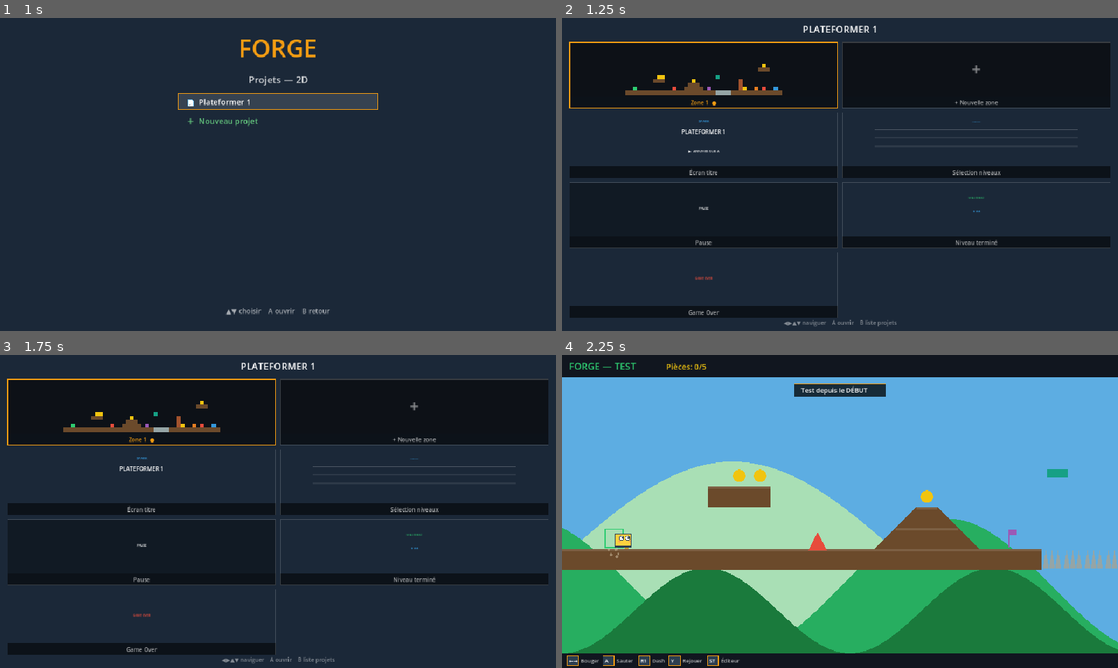
Above: before the commit, frames 1-4 (two rows, left to right).
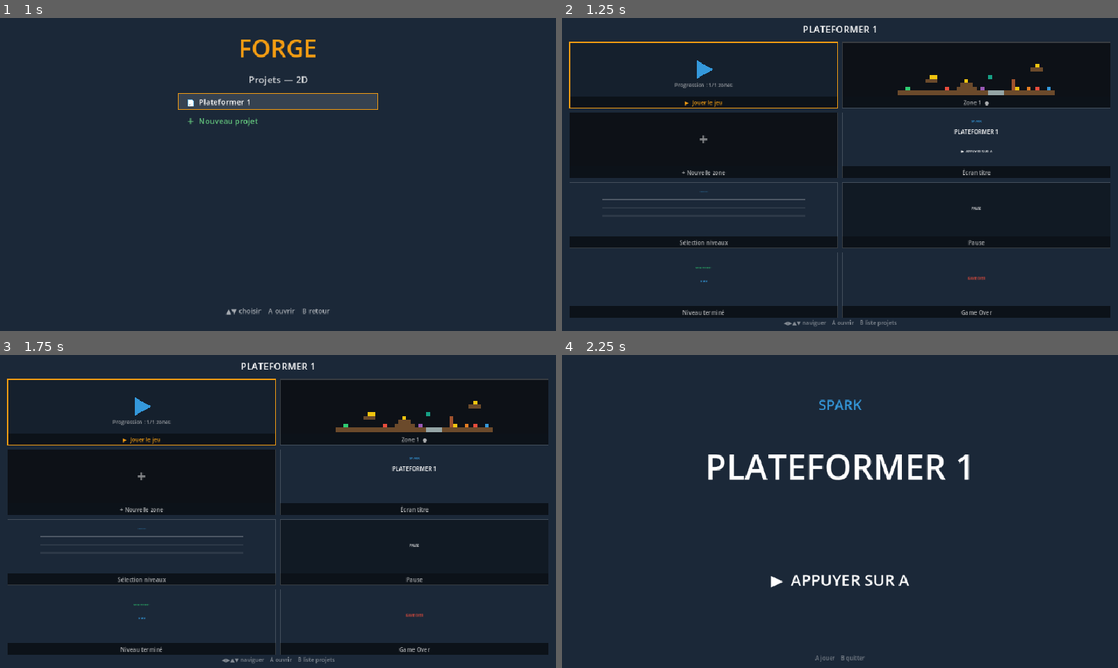
Above: after the commit, the same moments.

Repository: kilian-quittard/gaming-console-os
Game: Godot game, scene res://scenes/game/Forge.tscn
Same seed, same stepped clock (60 frames per second), same inputs: the game is played once before the commit and once after it.
Inputs (mouse positions are in pixels of both pictures, inside the frame that each line leads up to):
- Up to frame 1 (1 s): tap Enter at 0.5, 0.6 s; move the mouse to (400, 158) at 0.52 s; hold Right from 0.53 s (still down); click (400, 158) at 0.67 s; tap Space at 0.77 s; tap Backspace at 0.8 s
- Up to frame 2 (1.25 s): keep holding Right; tap Space at 1.07 s
- Up to frame 3 (1.75 s): release Right at 1.25 s; drag from (166, 527) to (250, 574) at 1.27 s
- Up to frame 4 (2.25 s): tap Space at 2 s; move the mouse to (895, 442) at 2.02 s; hold Right from 2.03 s (still down); tap Tab at 2.1 s

Frame 1 is identical in both runs. In frame 2, 13% of the frame differs, in the area x 1-99%, y 13-96%; in frame 3, 13%; in frame 4, 99%, in the area x 0-100%, y 0-100%.

Commit message:
feat(forge): MODE JEU COMPLET — le projet se joue comme un vrai jeu
Carte « Jouer le jeu » en tête du tableau de bord :
- écran titre du projet (rendu ScreenArt customisé par le créateur)
- sélection de zones avec progression débloquée au fil des victoires
  (cadenas sur les zones non atteintes, persisté dans le projet)
- zones enchaînées : victoire → écran ZONE TERMINÉE (stats) → suivante
- 3 vies par zone, mort → vie perdue, 0 vie → écran GAME OVER
  (A réessayer / B retour zones)
- dernière zone → écran JEU TERMINÉ avec stats cumulées (temps, pièces)
- HUD en jeu : nom du jeu, zone courante, vies
- ST/B en jeu → retour tableau de bord ; Y → recommencer la zone

FORGE passe d'éditeur de niveaux à fabrique de jeux.

Co-Authored-By: Claude Fable 5 <noreply@anthropic.com>

Diff:
--- a/forge/scripts/common/forge/ForgeApp.gd
+++ b/forge/scripts/common/forge/ForgeApp.gd
@@ -119,6 +119,21 @@
 # game config (couleurs, sous-titre — partagé avec GameShell)
 var anim_t := 0.0
 
+# ---- MODE JEU COMPLET (campagne) : écran titre → zones enchaînées → fin ----
+var game_mode := false      # true = on joue le jeu (pas un test d'éditeur)
+var game_stage := ""        # title | select | complete | over | end
+var game_sel := 0           # sélection dans l'écran de zones
+var game_lives := 3         # vies de la zone en cours
+var game_zone_i := 0        # index de la zone jouée (dans level_ids())
+var game_unlocked := 1      # zones débloquées (persisté dans le projet)
+var game_win_t := 0.0       # délai de fête avant l'écran "zone terminée"
+var game_over_t := 0.0      # délai avant l'écran game over (laisse l'anim de mort)
+var game_total_time := 0.0  # stats cumulées du run
+var game_total_coins := 0
+var game_zone_time := 0.0   # stats de la zone qui vient d'être finie (écran complete)
+var game_zone_coins := 0
+var game_zone_ctotal := 0
+
 # gamedash / screenedit (vue d'ensemble projet + éditeur d'écrans)
 var dash_sel := 0
 var edit_screen_key := ""
@@ -223,6 +238,9 @@
 	add_child(tmpl)
 	gfx.attach_world(tmpl)   # skin + pixelisation par-dessus le monde
 	tmpl.setup(self)
+	# mode jeu : chaque mort réelle coûte une vie (reconnecté à chaque swap de genre)
+	tmpl.player_died.connect(func() -> void:
+		if game_mode: _game_player_died())
 	gfx.apply()
 	# adapte cat_pal au nombre de catégories du genre
 	cat_pal = []
@@ -332,6 +350,7 @@
 	if screen == "template":   _tmpl_input(e); return
 	if screen == "gamedash":   _gamedash_input(e); return
 	if screen == "screenedit": _screenedit_input(e); return
+	if screen == "game":       _game_input(e); return
 	if lvl_rename: _rename_input(e); return
 	if ai_open:    _ai_panel_input(e); return
 	if cfg_open:   _config_input(e); return
@@ -453,10 +472,14 @@
 	elif _is_btn(e, [KEY_SPACE, KEY_ENTER], [JOY_BUTTON_A], false):
 		tmpl.jump_released()
 	elif _press(e, [KEY_TAB], [JOY_BUTTON_START, JOY_BUTTON_B]):
-		_stop_play()
+		if game_mode: _game_quit()        # en mode jeu : retour au tableau de bord
+		else: _stop_play()
 	elif _press(e, [KEY_M], [JOY_BUTTON_BACK]):
 		map_open = not map_open; queue_redraw()
 	elif _press(e, [KEY_R], [JOY_BUTTON_Y]):
+		if game_mode:
+			_game_launch_zone(game_zone_i)   # recommence la zone (vies remises)
+			return
 		# rejouer = nouvelle partie : restaure l'état auteur puis re-snapshot
 		_restore_play_world()
 		_backup_level_for_play(cur_level)
@@ -464,9 +487,10 @@
 		tmpl.start_play(tmpl.last_from_cursor)
 
 
-# cartes du dash : un NIVEAU par carte + "+ Nouveau" + les écrans de jeu
+# cartes du dash : JOUER + un NIVEAU par carte + "+ Nouveau" + les écrans de jeu
 func _dash_entries() -> Array:
 	var out := []
+	out.append({"label": "▶  Jouer le jeu", "key": "playgame"})
 	for id in level_ids():
 		out.append({"label": level_name(id), "key": "level", "id": id})
 	out.append({"label": "+ Nouvelle zone", "key": "newlevel"})
@@ -492,6 +516,8 @@
 	elif _press(e, [KEY_SPACE, KEY_ENTER], [JOY_BUTTON_A]):
 		var ent: Dictionary = entries[dash_sel]
 		match str(ent["key"]):
+			"playgame":
+				_game_start()
 			"level":
 				_switch_level(str(ent["id"]))
 				states.change_state("EditorState")
@@ -501,6 +527,96 @@
 			_:
 				edit_screen_key = str(ent["key"]); edit_prop_sel = 0; text_edit_mode = false
 				states.change_state("ScreenEditState")
+
+
+# ============================================================ MODE JEU COMPLET
+# Le projet se JOUE comme un vrai jeu : titre → sélection de zone (progression
+# débloquée au fil des victoires) → zones enchaînées → game over / écran de fin.
+func _game_start() -> void:
+	if mode == "play": _stop_play()
+	game_mode = false
+	game_stage = "title"
+	game_sel = 0
+	game_total_time = 0.0; game_total_coins = 0
+	screen = "game"
+	queue_redraw()
+
+
+func _game_input(e: InputEvent) -> void:
+	match game_stage:
+		"title":
+			if _press(e, [KEY_SPACE, KEY_ENTER], [JOY_BUTTON_A, JOY_BUTTON_START]):
+				game_stage = "select"; game_sel = 0; _play("coin"); queue_redraw()
+			elif _press(e, [KEY_ESCAPE, KEY_BACKSPACE], [JOY_BUTTON_B]):
+				_game_quit()
+		"select":
+			var ids := level_ids()
+			if _press(e, [KEY_DOWN], [JOY_BUTTON_DPAD_DOWN]):
+				game_sel = mini(game_sel + 1, mini(game_unlocked, ids.size()) - 1); queue_redraw()
+			elif _press(e, [KEY_UP], [JOY_BUTTON_DPAD_UP]):
+				game_sel = maxi(game_sel - 1, 0); queue_redraw()
+			elif _press(e, [KEY_SPACE, KEY_ENTER], [JOY_BUTTON_A]):
+				_game_launch_zone(game_sel)
+			elif _press(e, [KEY_ESCAPE, KEY_BACKSPACE], [JOY_BUTTON_B]):
+				game_stage = "title"; queue_redraw()
+		"complete":
+			if _press(e, [KEY_SPACE, KEY_ENTER], [JOY_BUTTON_A, JOY_BUTTON_START]):
+				if game_zone_i + 1 < level_ids().size():
+					_game_launch_zone(game_zone_i + 1)
+				else:
+					game_stage = "end"; _play("win"); queue_redraw()
+		"over":
+			if _press(e, [KEY_SPACE, KEY_ENTER], [JOY_BUTTON_A]):
+				_game_launch_zone(game_zone_i)      # réessaye la même zone
+			elif _press(e, [KEY_ESCAPE, KEY_BACKSPACE], [JOY_BUTTON_B]):
+				game_stage = "select"; queue_redraw()
+		"end":
+			if _press(e, [KEY_SPACE, KEY_ENTER, KEY_ESCAPE], [JOY_BUTTON_A, JOY_BUTTON_B, JOY_BUTTON_START]):
+				_game_quit()
+
+
+func _game_launch_zone(i: int) -> void:
+	var ids := level_ids()
+	if i < 0 or i >= ids.size(): return
+	game_zone_i = i
+	game_lives = 3
+	game_win_t = 0.0; game_over_t = 0.0
+	if mode == "play": _stop_play()
+	_switch_level(str(ids[i]))
+	screen = "edit"          # le monde/HUD se dessinent via le chemin play normal
+	_start_play(false)
+	game_mode = true
+	_set_toast("Zone %d/%d — %s" % [i + 1, ids.size(), level_name(cur_level)])
+	queue_redraw()
+
+
+# appelé par _process quand la zone est gagnée en mode jeu (après la fête)
+func _game_zone_won() -> void:
+	game_zone_time = tmpl.play_time
+	game_zone_coins = tmpl.coins_got
+	game_zone_ctotal = tmpl.coins_total
+	game_total_time += tmpl.play_time
+	game_total_coins += tmpl.coins_got
+	if game_zone_i + 1 >= game_unlocked:
+		game_unlocked = mini(game_zone_i + 2, level_ids().size() + 1)
+		_save_current()      # la progression débloquée est persistée
+	_stop_play(); game_mode = false
+	screen = "game"; game_stage = "complete"
+	queue_redraw()
+
+
+func _game_player_died() -> void:
+	game_lives -= 1
+	if game_lives <= 0:
+		game_over_t = 0.8    # laisse l'anim de mort se jouer avant l'écran
+	queue_redraw()
+
+
+func _game_quit() -> void:
+	if mode == "play": _stop_play()
+	game_mode = false
+	game_stage = ""
+	states.change_state("GameDashState")
 
 
 func _rename_input(e: InputEvent) -> void:
@@ -1152,6 +1268,7 @@
 	# reset AVANT le seed : le seed peut poser salles/props/thème sans être écrasé
 	screens = {}; level_props = {}; cell_cfg.clear(); bg_deco.clear(); rooms.clear(); cur_room = -1
 	levels = {}; cur_level = "1"; warp_cd = 0.0
+	game_unlocked = 1; game_mode = false; game_stage = ""
 	tmpl.seed_demo()
 	# défaut par genre : top-down a les cœurs activés (3), platformer non
 	if tmpl.default_hp() > 0: level_props["player_hp"] = tmpl.default_hp()
@@ -1187,6 +1304,8 @@
 		_set_toast("Ouverture impossible"); return
 	var pr = data.get("props", {})
 	level_props = pr if typeof(pr) == TYPE_DICTIONARY else {}
+	game_unlocked = maxi(1, int(data.get("progress", {}).get("unlocked", 1)))
+	game_mode = false; game_stage = ""
 	screens = {}
 	var sc = data.get("screens", {})
 	if typeof(sc) == TYPE_DICTIONARY:
@@ -1253,7 +1372,8 @@
 		lv[id] = _serialize_level(all_levels[id])
 	var d := {"name": cur_project, "dim": cur_dim, "template": cur_template,
 		"props": level_props, "screens": screens,
-		"levels": lv, "cur_level": cur_level}
+		"levels": lv, "cur_level": cur_level,
+		"progress": {"unlocked": game_unlocked}}
 	if ProjectStore.save(d):
 		_set_toast("Sauvegardé : %s" % cur_project)
 	else:
@@ -1339,9 +1459,28 @@
 	if screen == "gamedash":
 		queue_redraw()
 		return
+	if screen == "game":
+		queue_redraw()   # écrans animés (titre clignotant)
+		return
 	if ai_open:
 		queue_redraw()
 		return
+	# mode jeu : victoire de zone (après une courte fête) et game over différé
+	if game_mode and mode == "play":
+		if tmpl.won and game_win_t <= 0.0:
+			game_win_t = 1.4
+		if game_win_t > 0.0:
+			game_win_t -= delta
+			if game_win_t <= 0.0:
+				_game_zone_won()
+				return
+		if game_over_t > 0.0:
+			game_over_t -= delta
+			if game_over_t <= 0.0:
+				_stop_play(); game_mode = false
+				screen = "game"; game_stage = "over"
+				_play("death"); queue_redraw()
+				return
 	if screen != "edit" or mode == "play":
 		return
 	_auto_resize_cols()
@@ -1806,6 +1945,7 @@
 	if screen == "template":   _draw_template(vp); return
 	if screen == "gamedash":   _draw_gamedash(vp); return
 	if screen == "screenedit": _draw_screenedit(vp); return
+	if screen == "game":       _draw_game(vp); return
 	# jeu en mode salles : masque tout ce qui dépasse la salle courante (letterbox)
 	if mode == "play" and tmpl.wants_room_camera() and cur_room >= 0 and cur_room < rooms.size():
 		_draw_room_mask(vp)
@@ -1826,7 +1966,12 @@
 	if menu_open: _draw_menu(vp)
 	if ai_open: _draw_ai_panel(vp)
 	if toast_t > 0.0: _draw_toast(vp)
-	if mode == "play" and tmpl.won: _draw_banner(vp)
+	if mode == "play" and tmpl.won:
+		if game_mode:
+			# fête courte avant l'écran "zone terminée"
+			_ctext(ThemeDB.fallback_font, vp.x * 0.5, vp.y * 0.4, "ZONE TERMINÉE !", Color("2ecc71"), 44)
+		else:
+			_draw_banner(vp)
 	if show_fps:
 		var fps := Engine.get_frames_per_second()
 		var fcol := Color("2ecc71") if fps >= 55 else (Color("f39c12") if fps >= 30 else Color("e74c3c"))
@@ -1949,7 +2094,11 @@
 		_text(f, Vector2(x + 8, 22), tmpl.tile_name(_active_tile()), Color("f39c12"), 14)
 		_text(f, Vector2(x + 8, 42), "Curseur: %s" % cursor_mode, Color(1, 1, 1, 0.6), 12)
 	else:
-		_text(f, Vector2(16, 34), "FORGE — TEST", Color("2ecc71"), 22)
+		if game_mode:
+			_text(f, Vector2(16, 34), cur_project.to_upper(), Color("f39c12"), 22)
+			_text(f, Vector2(16, 52), "%s   ♥ ×%d" % [level_name(cur_level), game_lives], Color(1, 1, 1, 0.75), 13)
+		else:
+			_text(f, Vector2(16, 34), "FORGE — TEST", Color("2ecc71"), 22)
 		var need_coins: int = int(level_props.get("win_coins", 0))
 		var coin_str := "Pièces: %d/%d" % [tmpl.coins_got, tmpl.coins_total]
 		if need_coins > 0:
@@ -2189,6 +2338,62 @@
 	_ctext(f, vp.x * 0.5, vp.y - 40, "▲▼ choisir    A créer    B retour", Color(1, 1, 1, 0.6), 16)
 
 
+# ============================================================= MODE JEU (écrans)
+func _draw_game(vp: Vector2) -> void:
+	var full := Rect2(Vector2.ZERO, vp)
+	var st := _screen_style("title")
+	var f := ThemeDB.fallback_font
+	match game_stage:
+		"title":
+			var data: Dictionary = screens.get("title", ScreenArt.empty_screen())
+			var ctx := {"accent": st.accent, "bg": BG_THEMES[st.bg][0],
+				"title_text": cur_project, "subtitle": st.subtitle, "anim_t": anim_t}
+			ScreenArt.draw_title(self, full, data, ctx)
+			_ctext(f, vp.x * 0.5, vp.y - 18, "A jouer    B quitter", Color(1, 1, 1, 0.4), 13)
+		"select":
+			draw_rect(full, BG_THEMES[st.bg][0])
+			_ctext(f, vp.x * 0.5, 70, cur_project.to_upper(), st.accent, 30)
+			_ctext(f, vp.x * 0.5, 104, "Choisis une zone", Color(1, 1, 1, 0.6), 15)
+			var ids := level_ids()
+			for i in ids.size():
+				var y := 150.0 + i * 52.0
+				var locked := i >= game_unlocked
+				var r := Rect2(vp.x * 0.5 - 220, y, 440, 42)
+				if i == game_sel and not locked:
+					draw_rect(r, Color(1, 1, 1, 0.10))
+					draw_rect(r, st.accent, false, 2.0)
+				var nm := level_name(str(ids[i]))
+				if locked:
+					_ctext(f, vp.x * 0.5, y + 28, "🔒  %s" % nm, Color(1, 1, 1, 0.25), 17)
+				else:
+					_ctext(f, vp.x * 0.5, y + 28, "%d. %s" % [i + 1, nm], Color.WHITE if i == game_sel else Color(1, 1, 1, 0.6), 17)
+			_ctext(f, vp.x * 0.5, vp.y - 18, "▲▼ choisir    A jouer    B retour", Color(1, 1, 1, 0.4), 13)
+		"complete":
+			draw_rect(full, BG_THEMES[st.bg][0])
+			_ctext(f, vp.x * 0.5, vp.y * 0.32, "ZONE TERMINÉE !", Color("2ecc71"), 46)
+			_ctext(f, vp.x * 0.5, vp.y * 0.32 + 44, level_name(cur_level), Color(1, 1, 1, 0.7), 18)
+			var mins := int(game_zone_time) / 60
+			_ctext(f, vp.x * 0.5, vp.y * 0.52,
+				"Temps  %d:%05.2f      Pièces  %d/%d" % [mins, fmod(game_zone_time, 60.0), game_zone_coins, game_zone_ctotal],
+				Color("f1c40f"), 19)
+			var last := game_zone_i + 1 >= level_ids().size()
+			_ctext(f, vp.x * 0.5, vp.y * 0.72, "A  %s" % ("Voir la fin" if last else "Zone suivante →"), Color.WHITE, 17)
+		"over":
+			draw_rect(full, Color("12060a"))
+			_ctext(f, vp.x * 0.5, vp.y * 0.4, "GAME OVER", Color("e74c3c"), 52)
+			_ctext(f, vp.x * 0.5, vp.y * 0.6, "A Réessayer      B Zones", Color(1, 1, 1, 0.7), 17)
+		"end":
+			draw_rect(full, BG_THEMES[st.bg][0])
+			_ctext(f, vp.x * 0.5, vp.y * 0.30, "JEU TERMINÉ !", st.accent, 52)
+			_ctext(f, vp.x * 0.5, vp.y * 0.30 + 46, cur_project.to_upper(), Color.WHITE, 22)
+			var tm := int(game_total_time) / 60
+			_ctext(f, vp.x * 0.5, vp.y * 0.52,
+				"Temps total  %d:%05.2f      Pièces  %d" % [tm, fmod(game_total_time, 60.0), game_total_coins],
+				Color("f1c40f"), 19)
+			if fmod(anim_t, 1.0) < 0.65:
+				_ctext(f, vp.x * 0.5, vp.y * 0.74, "Merci d'avoir joué  —  A retour", Color(1, 1, 1, 0.7), 16)
+
+
 # ============================================================= GAMEDASH
 func _draw_gamedash(vp: Vector2) -> void:
 	_shell_bg(vp, false)   # pas de gros titre FORGE : les cartes occupent tout l'écran
@@ -2209,6 +2414,15 @@
 		var sel_i := i == dash_sel
 		var pr := Rect2(x, y, card_w, prev_h)
 		match str(ent["key"]):
+			"playgame":
+				var stt := _screen_style("title")
+				draw_rect(pr, BG_THEMES[stt.bg][0].darkened(0.2))
+				var cc := pr.position + pr.size * 0.5
+				draw_colored_polygon(PackedVector2Array([
+					cc + Vector2(-14, -20), cc + Vector2(22, 0), cc + Vector2(-14, 20)]), stt.accent)
+				_ctext(f, cc.x, pr.position.y + pr.size.y * 0.82,
+					"Progression : %d/%d zones" % [mini(game_unlocked, level_ids().size()), level_ids().size()],
+					Color(1, 1, 1, 0.55), 12)
 			"level":
 				_draw_level_preview(pr, str(ent["id"]))
 			"newlevel":
